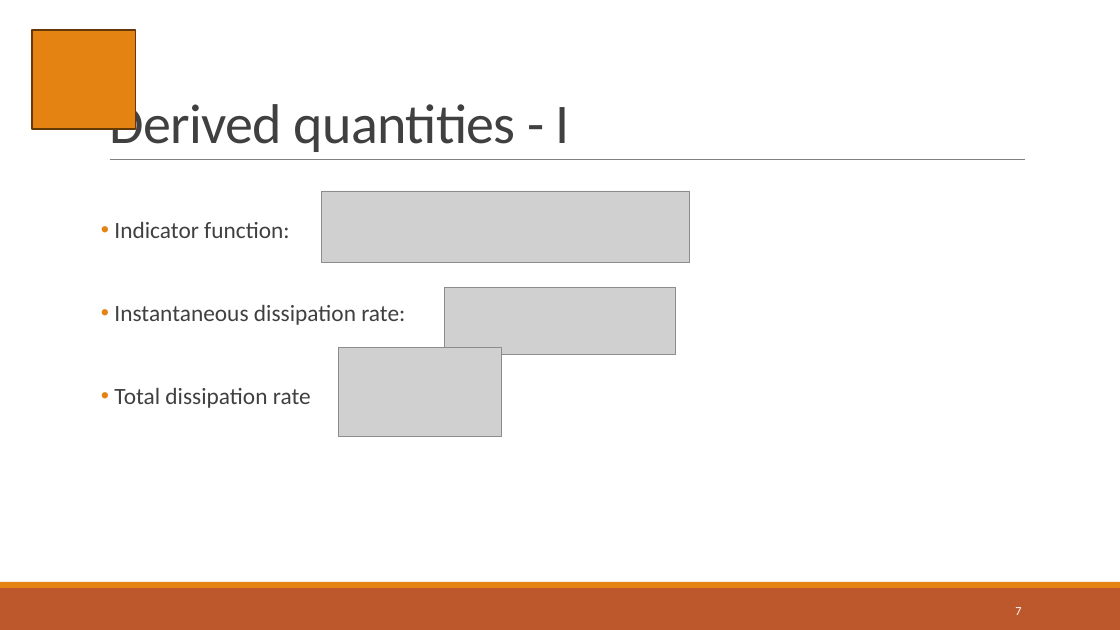
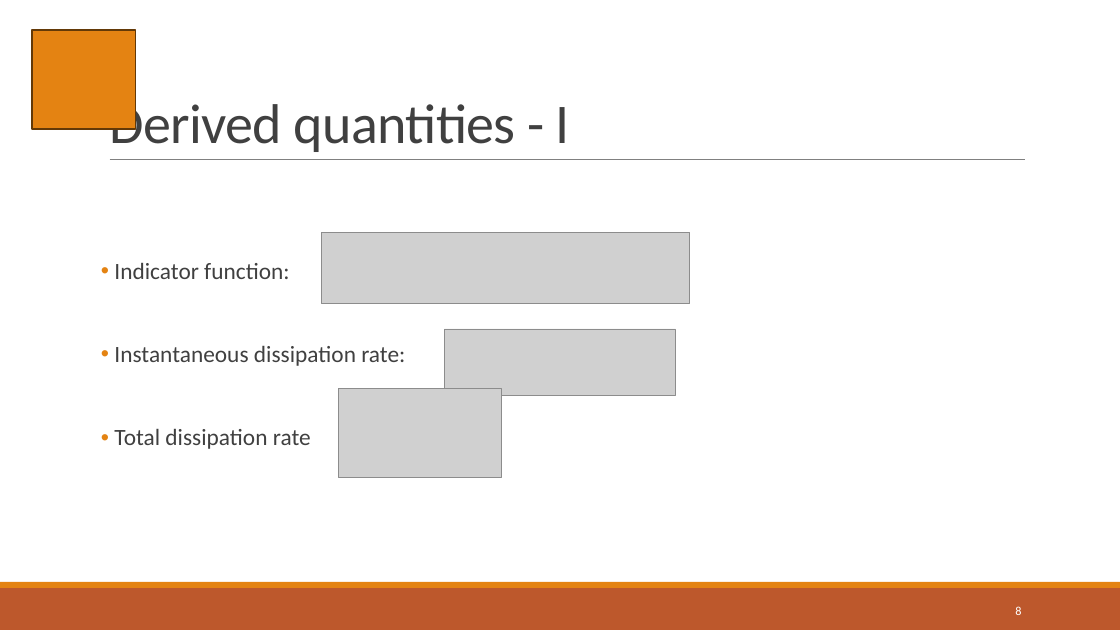
Before and after one commit to mallereusement/CP_sandpile, a slide deck: slide 8 of presentation/sandpile_presentation.pptx (slide 7 before the commit). Drawn at 1120x630 pixels with LibreOffice and Linux fonts; fonts in the diff are those of the drawing; grey boxes stand for pictures. Boxes give left, top, right and bottom in pixels: in the first picture for what was removed or moved away, otherwise in the second. Text is boxed around its words. In the diff, an @@ line names an element or a change of style, - is before the commit and + after.

```diff
--- a/presentation/sandpile_presentation.pptx
+++ b/presentation/sandpile_presentation.pptx
@@ text "Indicator function:" moved from (x1=114, y1=222, x2=405, y2=408) to (x1=114, y1=263, x2=405, y2=449) @@
@@ 3 pictures moved together from (x1=322, y1=191, x2=691, y2=437) to (x1=322, y1=232, x2=691, y2=478) @@
@@ page number at (x1=1015, y1=606, x2=1021, y2=615): text changed @@
-7
+8
```
Also in this commit, not shown: 6 other slides changed, 1 slide added, 1 slide removed, 23 other files.
